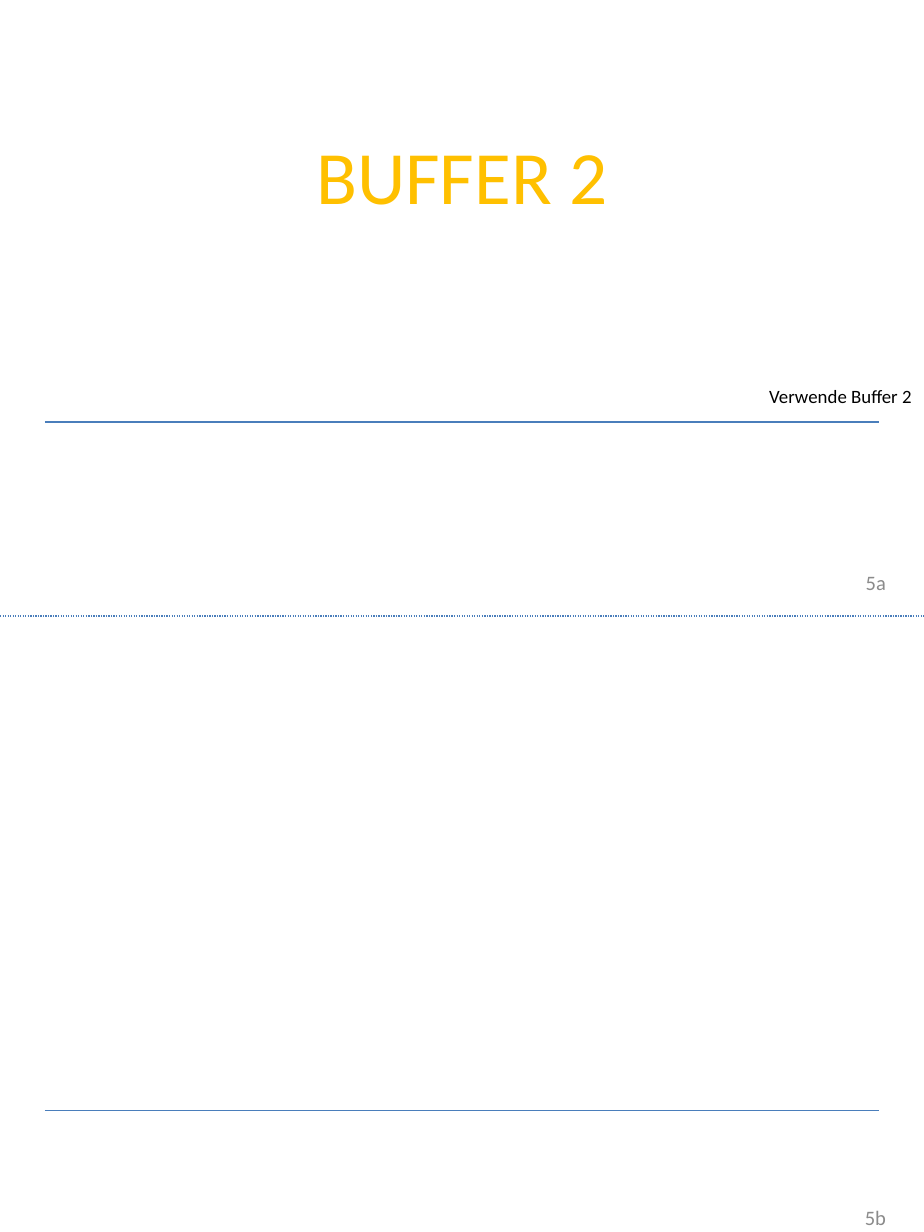
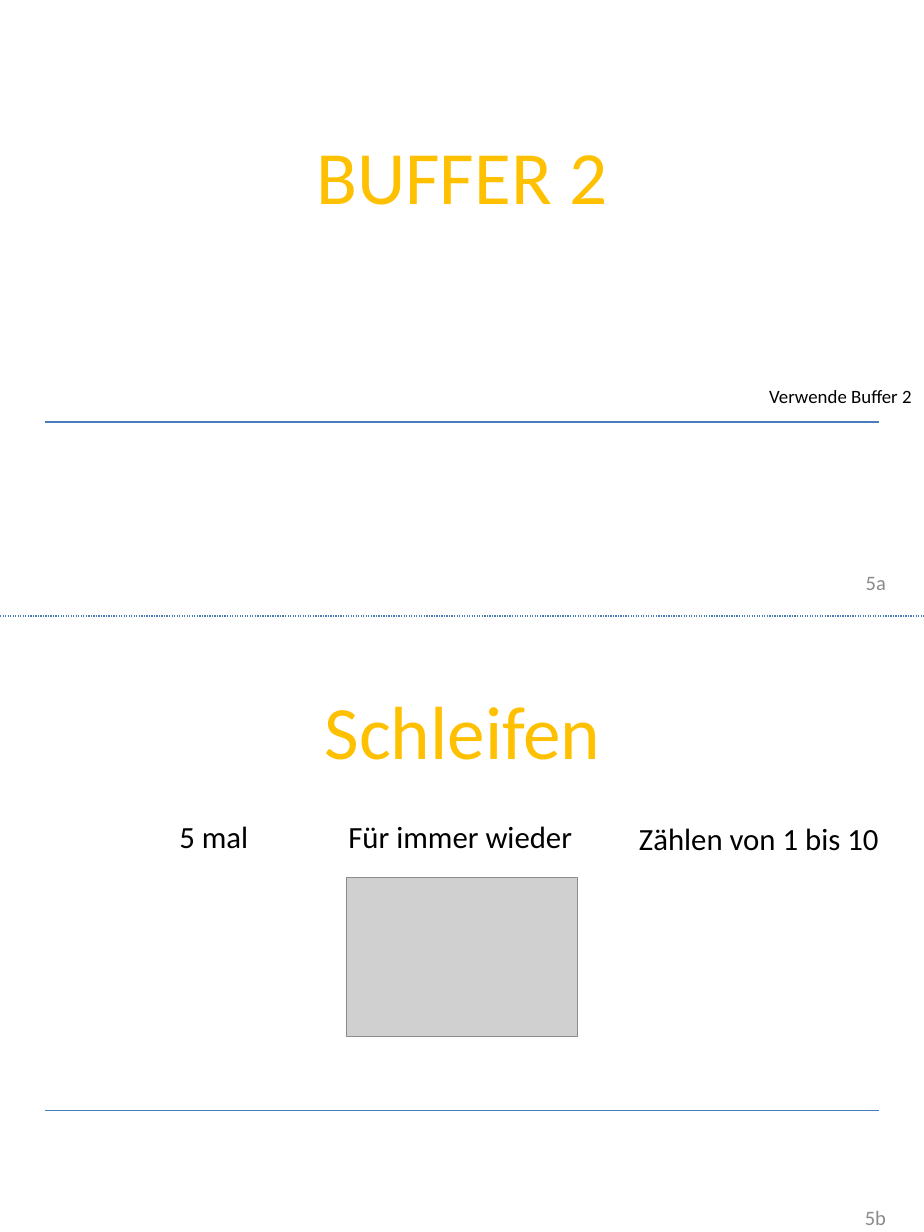
Before and after one commit to Devoxx4KidsDE/SonicPI, a slide deck: slide 5 of presentation/de/Sonic PI Workshop_de.pptx. Drawn at 924x1232 pixels with LibreOffice and Linux fonts; fonts in the diff are those of the drawing; grey boxes stand for pictures; background and template pictures are left out. Boxes give left, top, right and bottom in pixels: in the first picture for what was removed or moved away, otherwise in the second. Text is boxed around its words. In the diff, an @@ line names an element or a change of style, - is before the commit and + after.

```diff
--- a/presentation/de/Sonic PI Workshop_de.pptx
+++ b/presentation/de/Sonic PI Workshop_de.pptx
@@ text added at (325,706,601,760), 44 pt, text #FFC000 @@
+Schleifen
@@ text added at (179,826,248,849), 18 pt, text #000000 @@
+5 mal
@@ text added at (348,826,573,849), 18 pt, text #000000 @@
+Für immer wieder
@@ text added at (639,828,878,851), 18 pt, text #000000 @@
+Zählen von 1 bis 10
@@ picture added at (346,877,578,1036) @@
```
Also in this commit, not shown: 3 other slides changed, 4 slides added.
